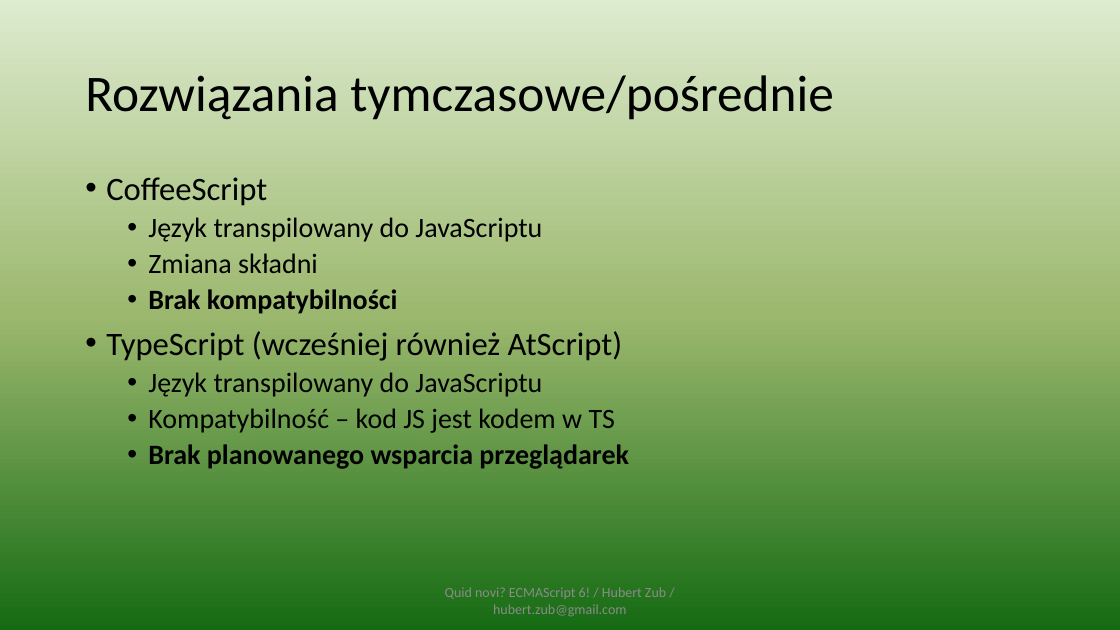
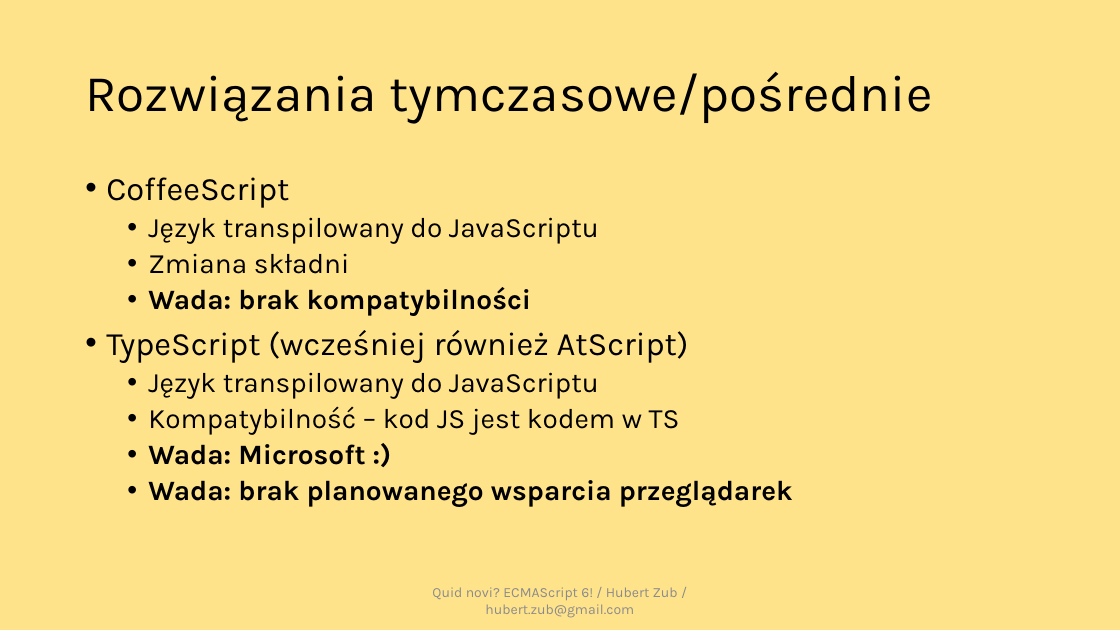
Before and after one commit to hubertzubtt/es6meetjs, a slide deck: slide 11 of prez.pptx (slide 9 before the commit). Drawn at 1120x630 pixels with LibreOffice and Linux fonts; fonts in the diff are those of the drawing. Boxes give left, top, right and bottom in pixels: in the first picture for what was removed or moved away, otherwise in the second. Text is boxed around its words. In the diff, an @@ line names an element or a change of style, - is before the commit and + after.

```diff
--- a/prez.pptx
+++ b/prez.pptx
@@ background gradient #DDEBCF to #9CB86E to #156B13 to #FFE38B @@
@@ title "Rozwiązania tymczasowe/pośrednie" at box(85, 72, 933, 123): font Calibri to Karla @@
@@ text at box(106, 177, 689, 434): font Calibri to Karla in "CoffeeScript", "Język transpilowany do JavaScriptu", "Zmiana składni", "TypeScript (wcześniej również AtScript)" and 2 more places @@
@@ text at box(148, 287, 532, 315): text changed; font Calibri to Karla @@
-  • Brak kompatybilności
+  • Wada: brak kompatybilności
@@ text at box(148, 444, 793, 507): text changed; font Calibri to Karla @@
-  • Brak planowanego wsparcia przeglądarek
+  • Wada: Microsoft :)
+  • Wada: brak planowanego wsparcia przeglądarek
@@ text "Quid novi? ECMAScript 6! / ..." at box(432, 587, 678, 618): font Calibri to Karla @@
```
Also in this commit, not shown: 39 other slides changed, 3 slides added, 9 other files.
